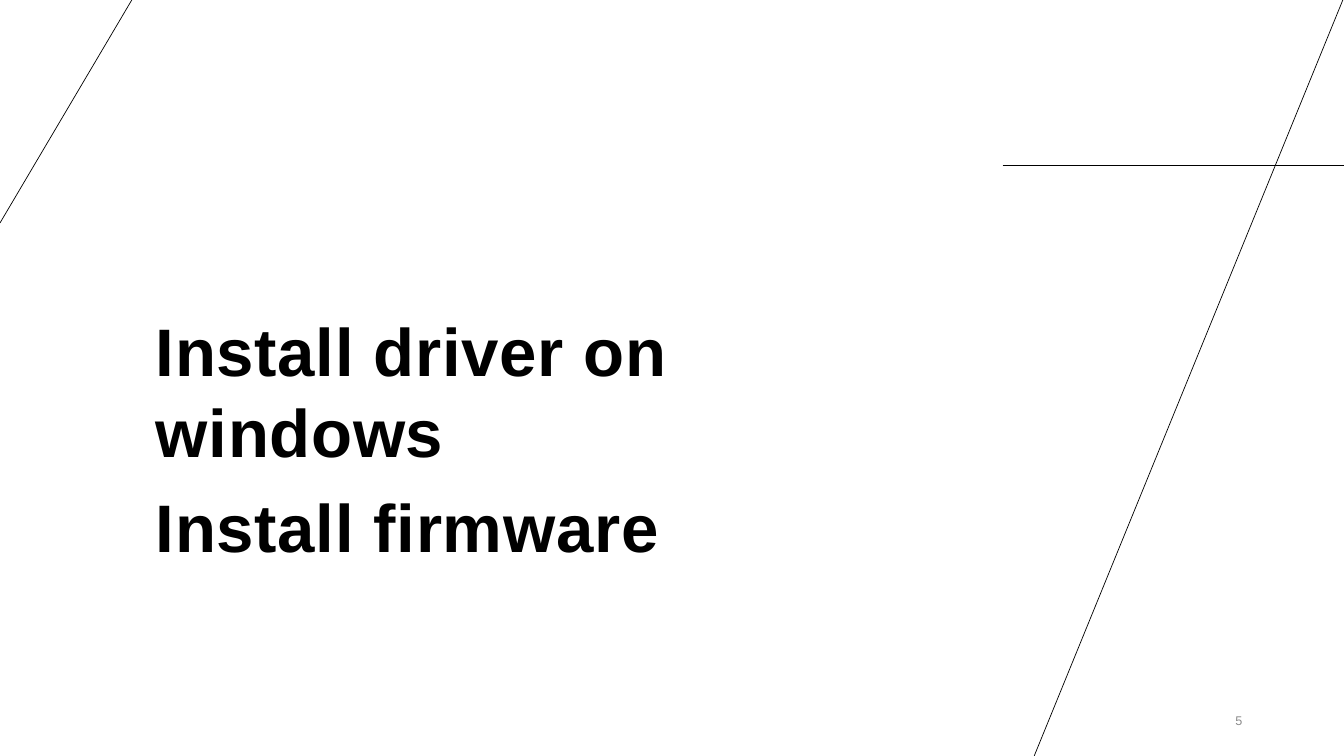
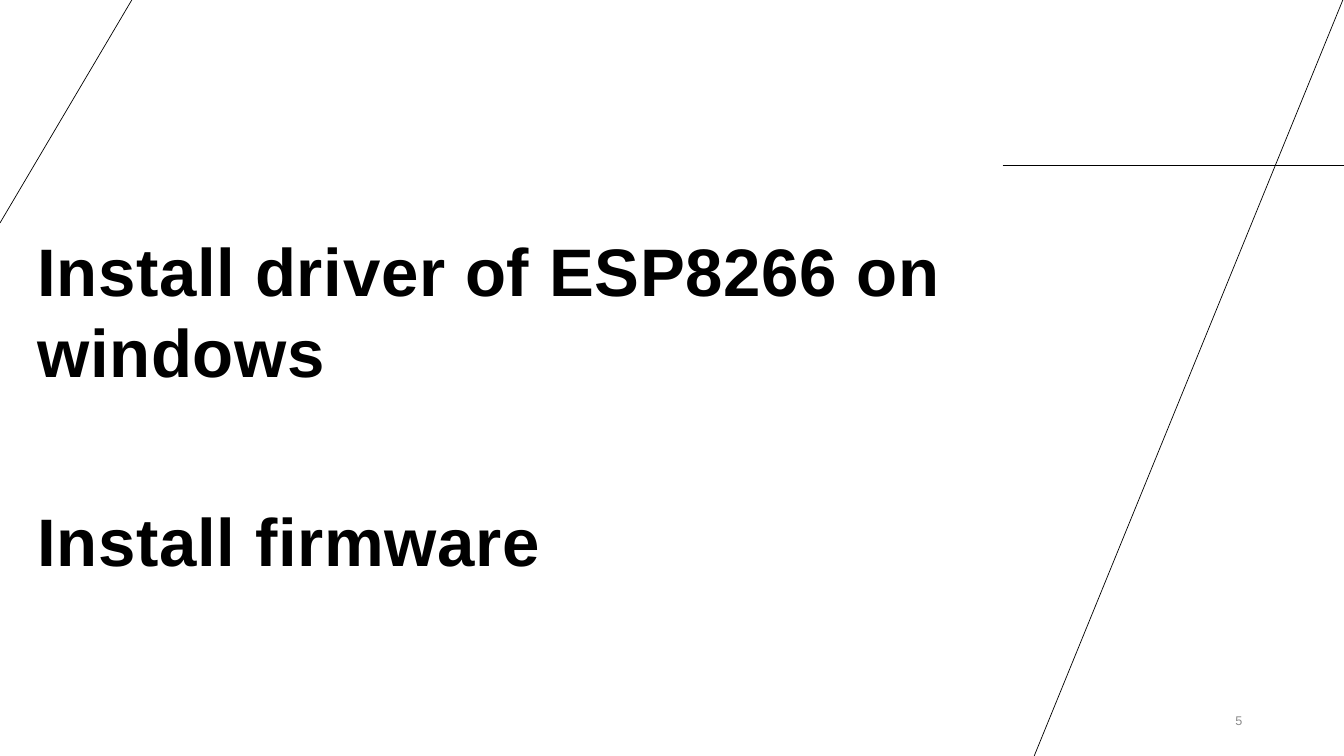
Before and after one commit to Shehabhassan1/Micro_python_with_ESP8266, a slide deck: slide 5 of Tutorial/Lesson2/Micro python With ESP8266 -2.pptx. Drawn at 1344x756 pixels with LibreOffice and Linux fonts; fonts in the diff are those of the drawing. Boxes give left, top, right and bottom in pixels: in the first picture for what was removed or moved away, otherwise in the second. Text is boxed around its words. In the diff, an @@ line names an element or a change of style, - is before the commit and + after.

```diff
--- a/Tutorial/Lesson2/Micro python With ESP8266 -2.pptx
+++ b/Tutorial/Lesson2/Micro python With ESP8266 -2.pptx
@@ text "Install driver of ESP8266 on ...": place and size @@
-text "Install driver of ESP8266 on ..." at (156,327,667,553)
+text "Install driver of ESP8266 on ..." at (37,247,940,567)
@@ text at (37,247,940,378): text changed @@
-Install driver on windows
+Install driver of ESP8266 on windows
```
Also in this commit, not shown: 2 other slides changed, 1 slide added, 3 slides removed, 7 other files.
